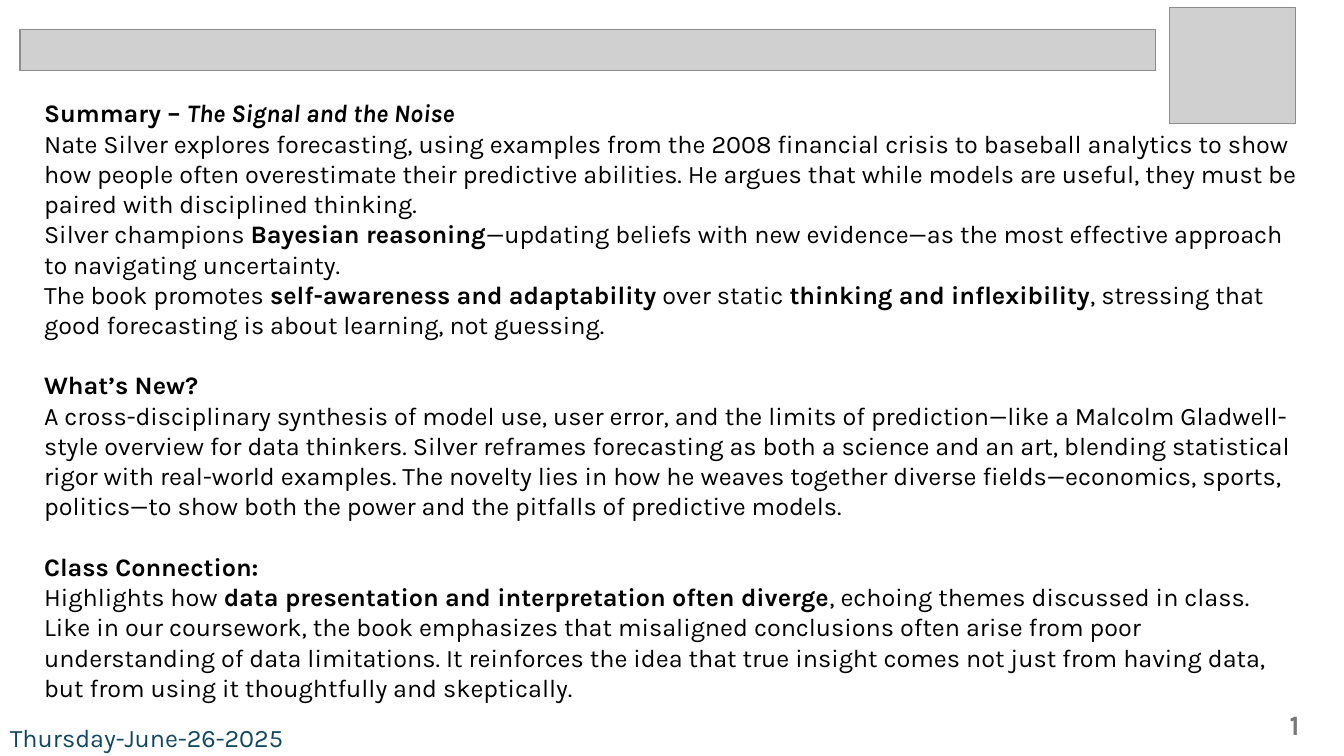
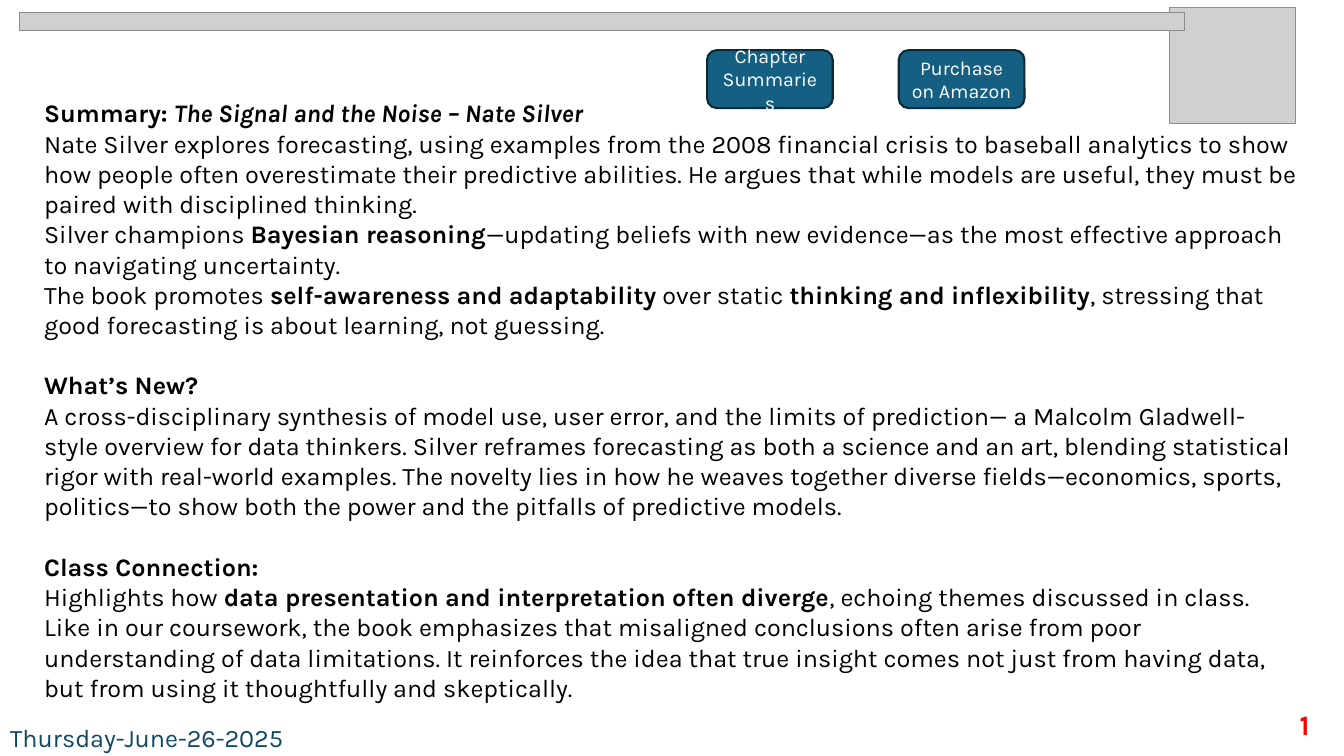
Before and after one commit to INFO-526-SU25/ds-experience-N-Herling-Mk1, a slide deck: slide 1 of DS_experience_NTH.pptx. Drawn at 1344x756 pixels with LibreOffice and Linux fonts; fonts in the diff are those of the drawing; grey boxes stand for pictures. Boxes give left, top, right and bottom in pixels: in the first picture for what was removed or moved away, otherwise in the second. Text is boxed around its words. In the diff, an @@ line names an element or a change of style, - is before the commit and + after.

Commit message:
added some buttons to link things.

```diff
--- a/DS_experience_NTH.pptx
+++ b/DS_experience_NTH.pptx
@@ picture: place and size @@
-picture at (20, 30, 1156, 71)
+picture at (20, 13, 1185, 30)
@@ rounded rectangle added at (708, 50, 834, 108), fill #156082, outline #092A39 1.5 pt, 14 pt, text #FFFFFF @@
+Chapter Summaries
@@ rounded rectangle added at (899, 50, 1025, 108), fill #156082, outline #092A39 1.5 pt, 14 pt, text #FFFFFF @@
+Purchase on Amazon
@@ text at (44, 104, 1296, 220): text changed @@
-Summary – The Signal and the Noise
-Nate Silver explores forecasting, using examples from the 2008 financial crisis to baseball analytics to show how people often overestimate their predictive abilities. He argues that while models are useful, they must be paired with disciplined thinking.
+Summary: The Signal and the Noise – Nate Silver
+Nate Silver explores forecasting, using examples from the 2008 financial crisis to baseball analytics to show how people often overestimate their predictive abilities. He argues that while models are useful, they must be paired with disciplined thinking.
@@ text at (44, 376, 1290, 521): text changed @@
-What’s New?
-A cross-disciplinary synthesis of model use, user error, and the limits of prediction—like a Malcolm Gladwell-style overview for data thinkers. Silver reframes forecasting as both a science and an art, blending statistical rigor with real-world examples. The novelty lies in how he weaves together diverse fields—economics, sports, politics—to show both the power and the pitfalls of predictive models.
+What’s New?
+A cross-disciplinary synthesis of model use, user error, and the limits of prediction— a Malcolm Gladwell-style overview for data thinkers. Silver reframes forecasting as both a science and an art, blending statistical rigor with real-world examples. The novelty lies in how he weaves together diverse fields—economics, sports, politics—to show both the power and the pitfalls of predictive models.
@@ page number: place and size @@
-page number at (1290, 717, 1300, 735)
+page number at (1300, 716, 1310, 735)
@@ page number at (1300, 716, 1310, 735): text colour #797979 to #FF0000 @@
```
